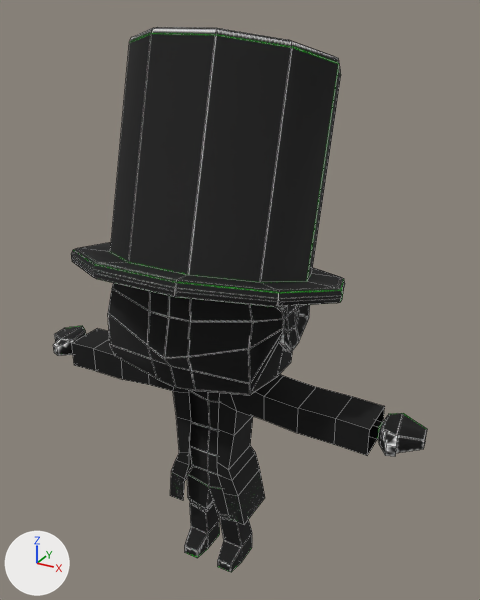
The FBX model Assets/Models/Abe.FBX, before and after one commit.
Both versions are drawn from a 50 mm camera at (0.78, -1.271, 1.457) aimed at (0.034, 0.085, 0.779). Lighting does not change. The marker at lower left points along +X, +Y and +Z. Mesh edges are drawn as thin lines. Where no turn or scale is listed for an object, it has been applied to the vertices.

Objects in the first picture: 'Body', 'Hat', 'Head', 'LeftArm', 'LeftLeg', 'Overcoat', 'RightArm', 'RightLeg'.
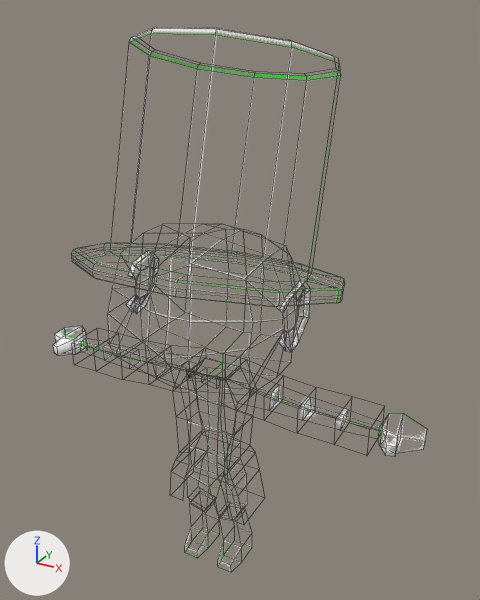
What the commit changed:
Material 'Abe' (mat_abe) changes its picture from img_abe_png to img_abe_png.
Material 'AbeCoat' (mat_abecoat) changes its picture from img_abecoat_png to img_abecoat_png.
Material 'AbeHat' (mat_abehat) changes its picture from img_abehat_png to img_abehat_png.
me_mesh_007 is used by ob_rightarm; location (-0.056, 0.035, 0.008); rotation (3.142, 0.0, 0.0), in degrees (180, 0, 0); scale (-0.0132, -0.00948, -0.0132).
me_mesh_007 had 36 vertices, 34 faces and spanned x -0.2..37.2, y -9.7..2.3, z 39.8..45.4.
me_mesh_007 now has 36 vertices, 34 faces and spans x -19.3..0.1, y -3.6..0.9, z 20.6..23.5.
me_mesh_007 part 1: 36 vertices removed from x -0.2..37.2, y -9.7..2.3, z 39.8..45.4.
me_mesh_007 part 2: 36 vertices added at x -19.3..0.1, y -3.6..0.9, z 20.6..23.5.
Object 'RightArm' (ob_rightarm) turns from (180, 0, 0) to (0, 0, 0) degrees about x, y and z.
Object 'RightArm' (ob_rightarm) is rescaled from (-0.0132, -0.00948, -0.0132) to (0.0254, 0.0254, 0.0254).

Boxes [x1, y1, x2, y2] around the edits, measured in the pictures (480 x 600 px):
'Hat', surface changed
    both: [71, 27, 345, 307]
'Head', surface changed
    both: [108, 224, 311, 395]
'Overcoat', surface changed
    both: [72, 328, 385, 525]
'Body', surface changed
    both: [180, 358, 251, 490]
'LeftArm', surface changed
    both: [226, 367, 427, 456]
'RightLeg', surface changed
    both: [185, 459, 224, 558]
'LeftLeg', surface changed
    both: [209, 471, 252, 572]
'RightArm', surface changed, reshaped, rescaled, turned (grey to white)
    before: [53, 326, 86, 356]
    after: [53, 326, 205, 385]
part 1 of me_mesh_007, deleted
    before: [53, 326, 86, 356]
part 2 of me_mesh_007, added
    after: [53, 326, 205, 385]
